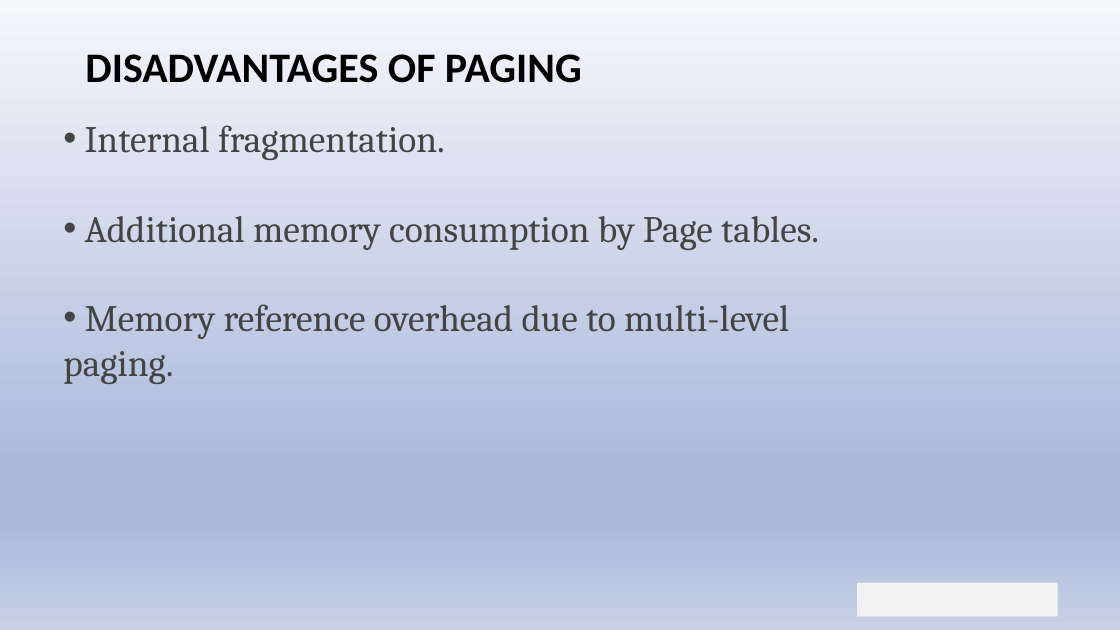
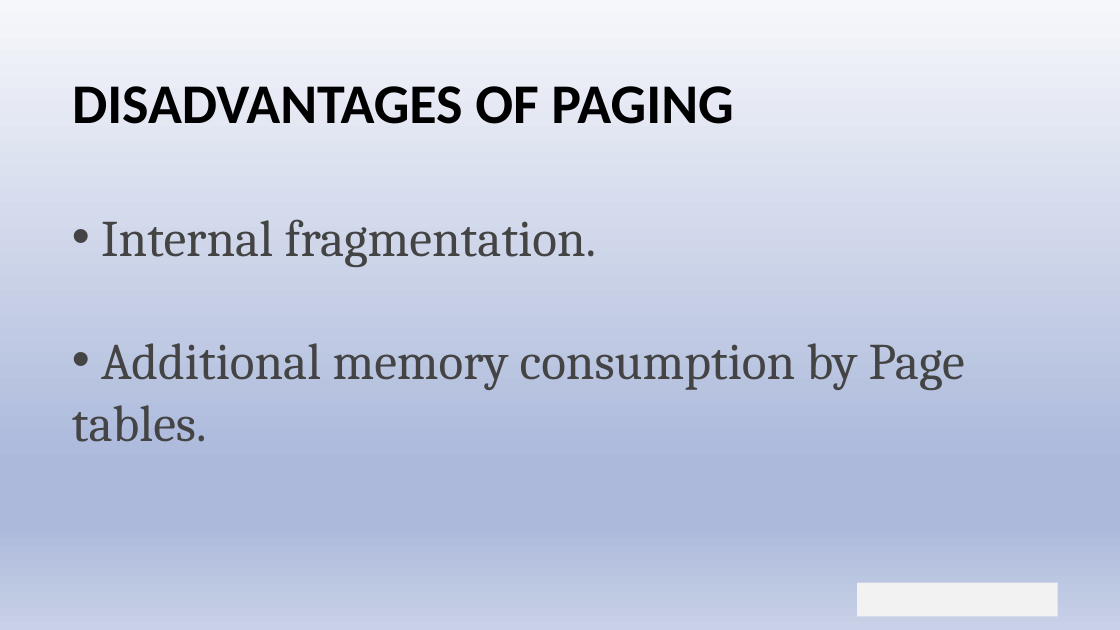
Before and after one commit to jais-sakshi/presentation, a slide deck: slide 9 of paging ppt.pptm. Drawn at 1120x630 pixels with LibreOffice and Linux fonts; fonts in the diff are those of the drawing; background and template pictures are left out. Boxes give left, top, right and bottom in pixels: in the first picture for what was removed or moved away, otherwise in the second. Text is boxed around its words. In the diff, an @@ line names an element or a change of style, - is before the commit and + after.

```diff
--- a/paging ppt.pptm
+++ b/paging ppt.pptm
@@ title "DISADVANTAGES OF PAGING": place and size @@
-title "DISADVANTAGES OF PAGING" at [85,54,582,83]
+title "DISADVANTAGES OF PAGING" at [72,86,733,124]
@@ title "DISADVANTAGES OF PAGING" at [72,86,733,124]: size 36 to 48 pt @@
@@ text "Internal fragmentation.": place and size @@
-text "Internal fragmentation." at [63,125,819,384]
+text "Internal fragmentation." at [72,219,965,442]
@@ text "Internal fragmentation." at [72,219,965,442]: size 32 to 44 pt @@
@@ text at [63,304,789,384]: paragraph removed @@
-• Memory reference overhead due to multi-level paging.
```
Also in this commit, not shown: 2 other slides changed.
